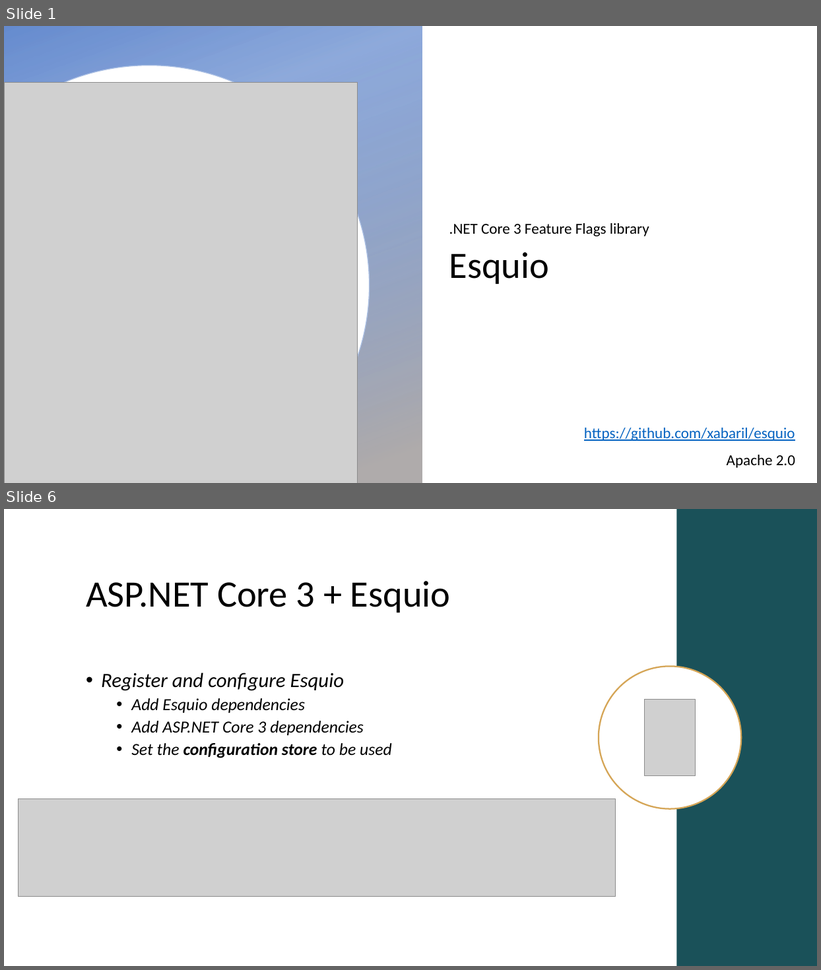
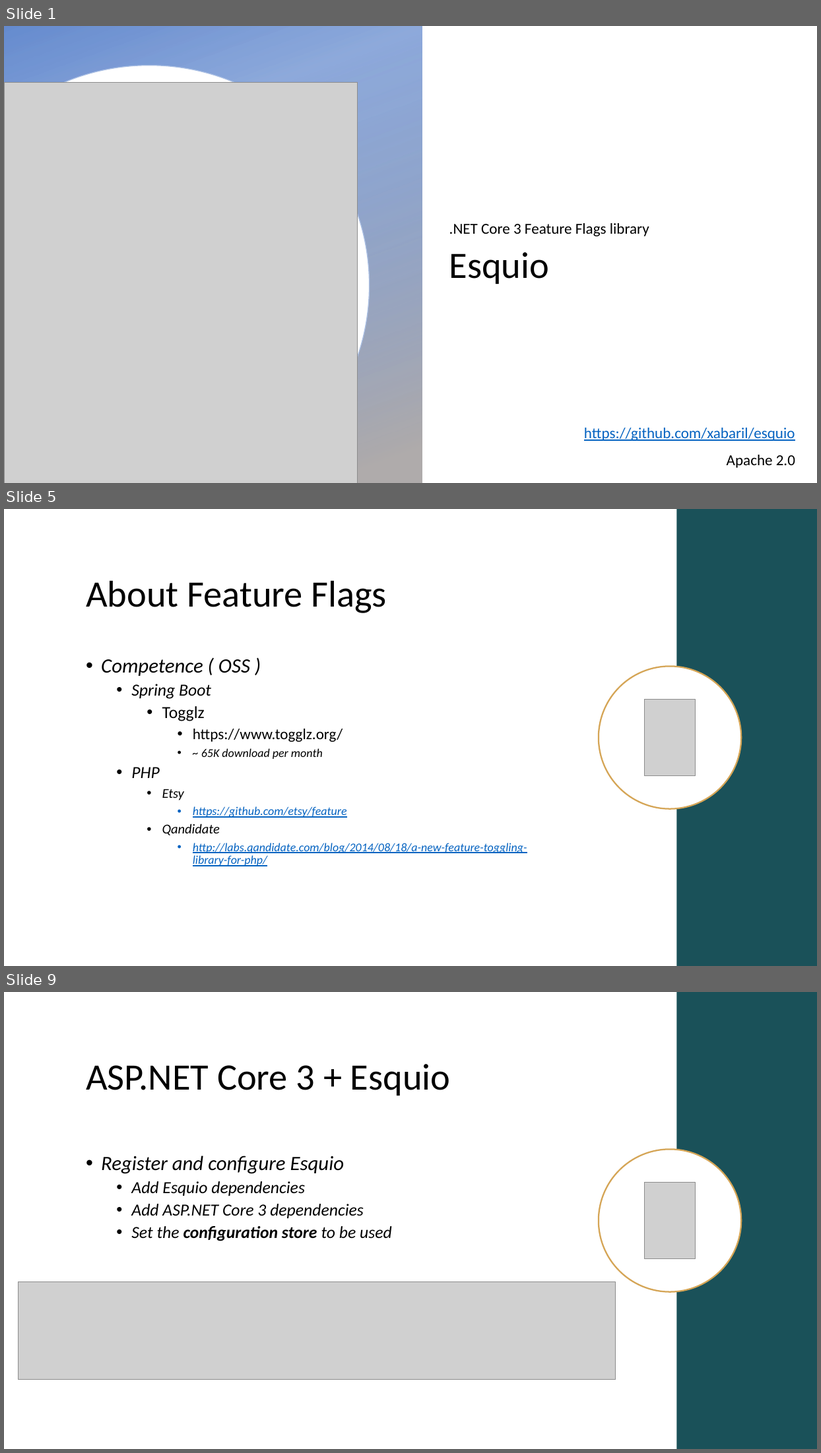
Before and after one commit to Xabaril/Esquio, a slide deck: docs/slides/esquio-overview-101.pptx. Shown one above the other, each under a label of ours: slides 1 and 6 before the commit, slides 1, 5 and 9 after it; the slides between them are not shown. The pictures are 821x970 and 821x1453 pixels, drawn with LibreOffice and Linux fonts; fonts in the diff are those of the drawing; grey boxes stand for pictures; background and template pictures are left out. Boxes give left, top, right and bottom in pixels: in the first picture for what was removed or moved away, otherwise in the second. Text is boxed around its words. In the diff, an @@ line names an element or a change of style, - is before the commit and + after.

Commit message:
modify overview slides with more features to be released on 1.0

```diff
--- a/docs/slides/esquio-overview-101.pptx
+++ b/docs/slides/esquio-overview-101.pptx
@@ slide 5 added at bbox=[4, 509, 817, 966], background #FFFFFF @@
@@ rectangle added at bbox=[677, 509, 817, 966], fill #1A5159 @@
@@ title added at bbox=[86, 580, 386, 613], 44 pt, text #000000 @@
+About Feature Flags
@@ text added at bbox=[101, 659, 527, 867], 14 pt, text #0563C1, italic, underline @@
+• Competence ( OSS )
+  • Spring Boot
+    • Togglz
+      • https://www.togglz.org/
+      • ~ 65K download per month
+  • PHP
+    • Etsy
+      • https://github.com/etsy/feature
+    • Qandidate
+      • http://labs.qandidate.com/blog/2014/08/18/a-new-feature-toggling-library-for-php/
@@ ellipse added at bbox=[599, 666, 741, 809], fill #FFFFFF, outline #D5A556 1.75 pt @@
@@ picture added at bbox=[645, 700, 696, 776] @@
@@ what was slide 6 is now slide 9 @@
```
Also in this commit, not shown: 11 slides changed, 5 other slides added.
